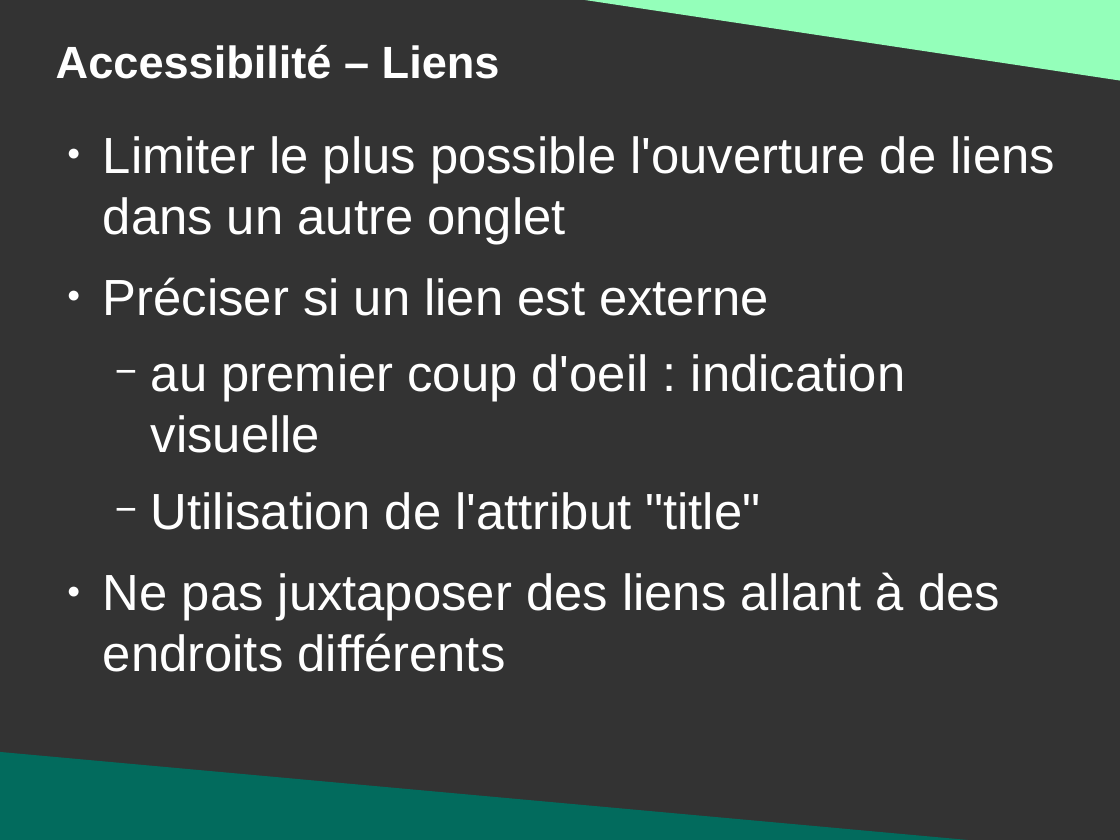
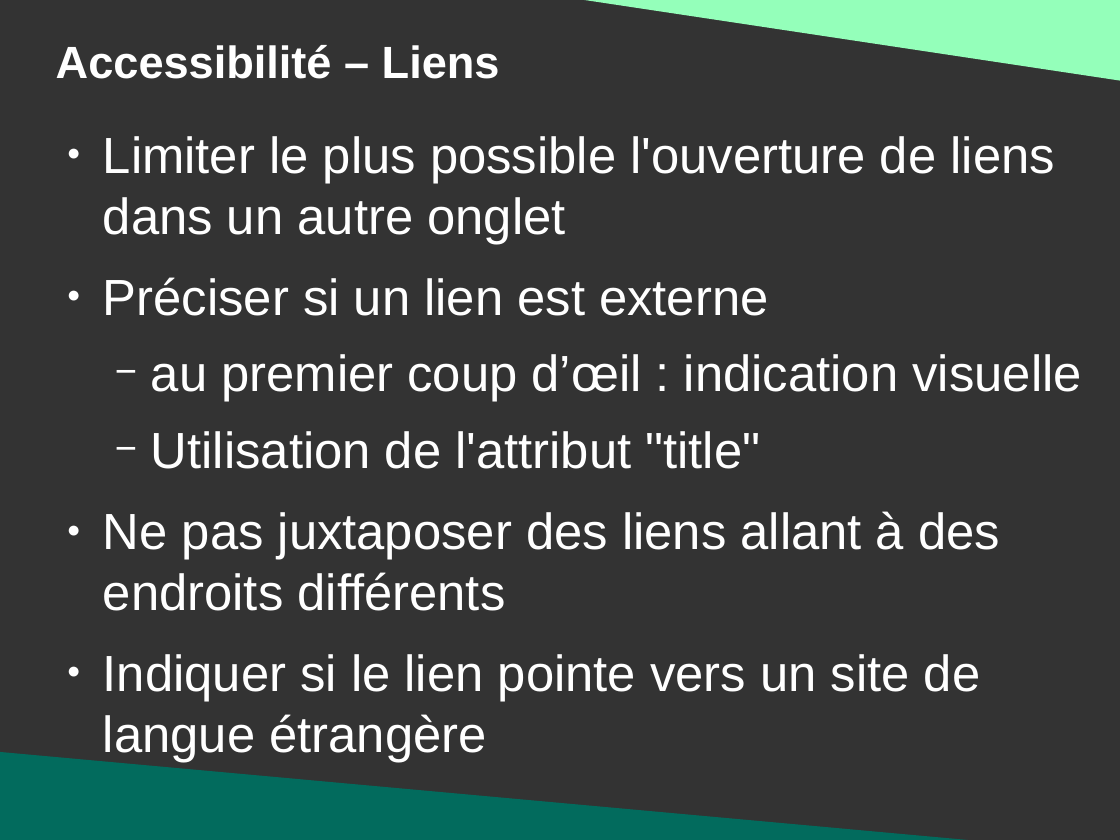
Before and after one commit to DanYellow/presentations, a slide deck: slide 8 of mmi/html/bonnes-pratiques/presentation.odp (slide 7 before the commit). Drawn at 1120x840 pixels with LibreOffice and Linux fonts; fonts in the diff are those of the drawing. Boxes give left, top, right and bottom in pixels: in the first picture for what was removed or moved away, otherwise in the second. Text is boxed around its words. In the diff, an @@ line names an element or a change of style, - is before the commit and + after.

```diff
--- a/mmi/html/bonnes-pratiques/presentation.odp
+++ b/mmi/html/bonnes-pratiques/presentation.odp
@@ text at bbox=[151, 354, 1081, 402]: text changed @@
-  − au premier coup d'oeil : indication visuelle
+  − au premier coup d’œil : indication visuelle
@@ text at bbox=[103, 654, 980, 701]: paragraph added @@
+● Indiquer si le lien pointe vers un site de langue étrangère
```
Also in this commit, not shown: 6 other slides changed, 4 slides added, 30 other files.
